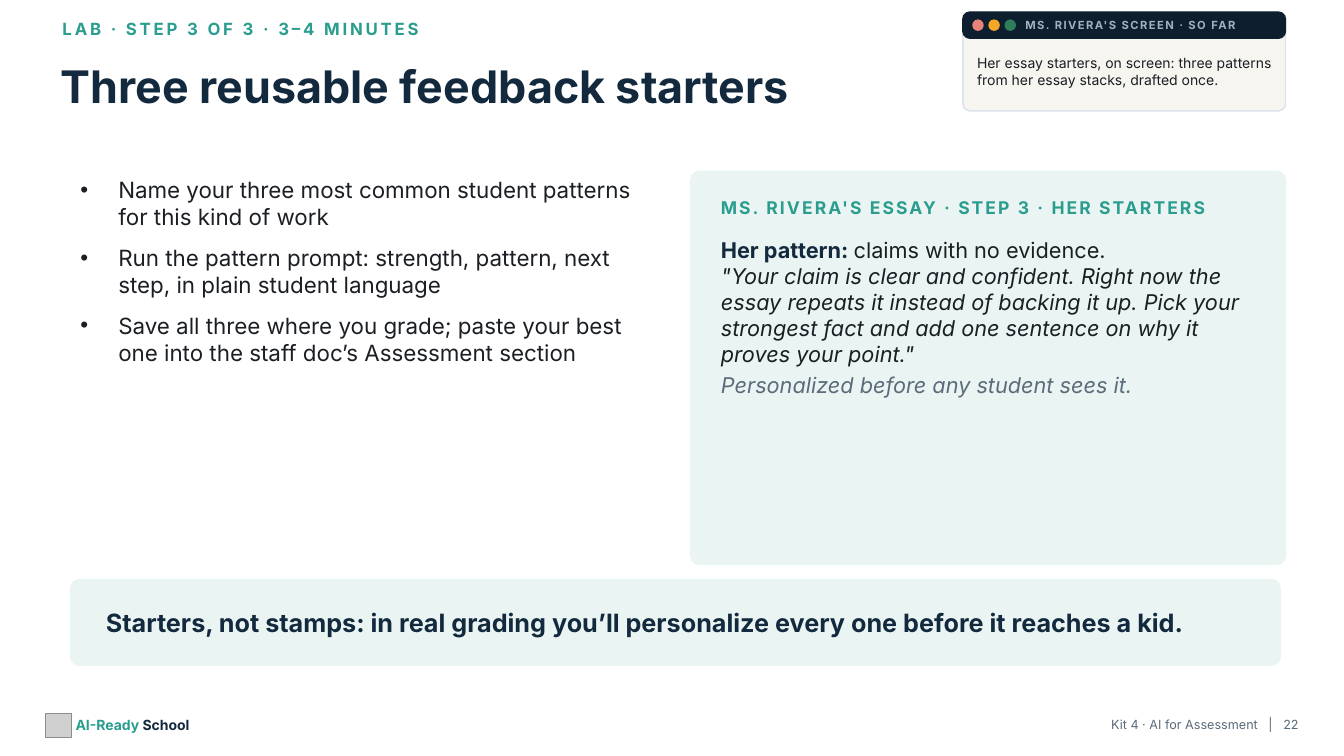
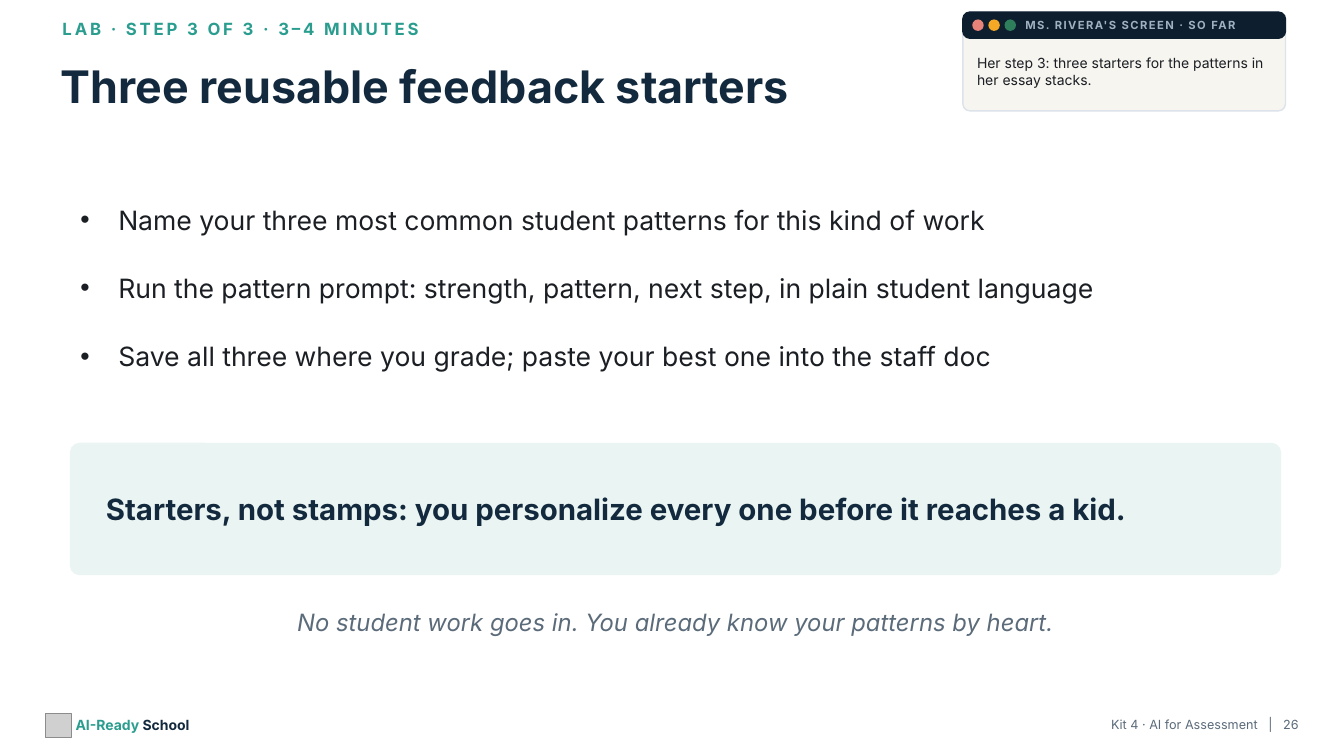
Before and after one commit to aspinozzi1/Ai-School-Ready, a slide deck: slide 26 of kits/kit04/Kit04_PresentationDeck.pptx (slide 22 before the commit). Drawn at 1344x756 pixels with LibreOffice and Linux fonts; fonts in the diff are those of the drawing; grey boxes stand for pictures. Boxes give left, top, right and bottom in pixels: in the first picture for what was removed or moved away, otherwise in the second. Text is boxed around its words. In the diff, an @@ line names an element or a change of style, - is before the commit and + after.

```diff
--- a/kits/kit04/Kit04_PresentationDeck.pptx
+++ b/kits/kit04/Kit04_PresentationDeck.pptx
@@ text at [977, 57, 1264, 88]: text changed @@
-Her essay starters, on screen: three patterns from her essay stacks, drafted once.
+Her step 3: three starters for the patterns in her essay stacks.
@@ text at [118, 209, 1094, 304]: size 16 to 19 pt in "Name your three most common student patterns ...", "Run the pattern prompt: strength, pattern, next ..."; line spacing 1 to 1.7 @@
@@ text removed at [739, 201, 1029, 214] @@
-MS. RIVERA'S ESSAY · STEP 3 · HER STARTERS
@@ text removed at [721, 241, 1239, 398] @@
-Her pattern: claims with no evidence.
-"Your claim is clear and confident. Right now the essay repeats it instead of backing it up. Pick your strongest fact and add one sentence on why it proves your point."
-Personalized before any student sees it.
@@ text at [118, 345, 990, 372]: text changed; size 16 to 19 pt @@
-• Save all three where you grade; paste your best one into the staff doc’s Assessment section
+• Save all three where you grade; paste your best one into the staff doc
@@ rounded rectangle: place and size @@
-rounded rectangle at [691, 171, 1286, 565]
+rounded rectangle at [71, 444, 1280, 575]
@@ rounded rectangle at [71, 444, 1280, 575]: proportions changed @@
@@ text at [106, 497, 1125, 526]: text changed; size 18 to 21 pt @@
-Starters, not stamps: in real grading you’ll personalize every one before it reaches a kid.
+Starters, not stamps: you personalize every one before it reaches a kid.
@@ rounded rectangle removed at [71, 580, 1280, 665] @@
@@ text added at [297, 613, 1053, 636], 17 pt, text #5B6B7A, italic @@
+No student work goes in. You already know your patterns by heart.
@@ text at [1111, 719, 1299, 729]: text changed @@
-Kit 4 · AI for Assessment | 22
+Kit 4 · AI for Assessment | 26
```
Also in this commit, not shown: 13 other slides changed, 6 slides added, 7 other files.
